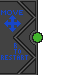
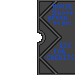
Layer changes from the first (75, 75) image to the second:
hid "Layer 14" over 1, 43, 28, 60
showed "Layer 11" over 37, 0, 74, 75
showed "Layer 10", painted on it over 48, 4, 73, 26
showed "Layer 7" over 38, 0, 75, 75
hid "Layer 8" over 1, 10, 23, 32
hid "Layer 9" over 2, 11, 24, 33
hid "Layer 6" over 0, 0, 43, 75
